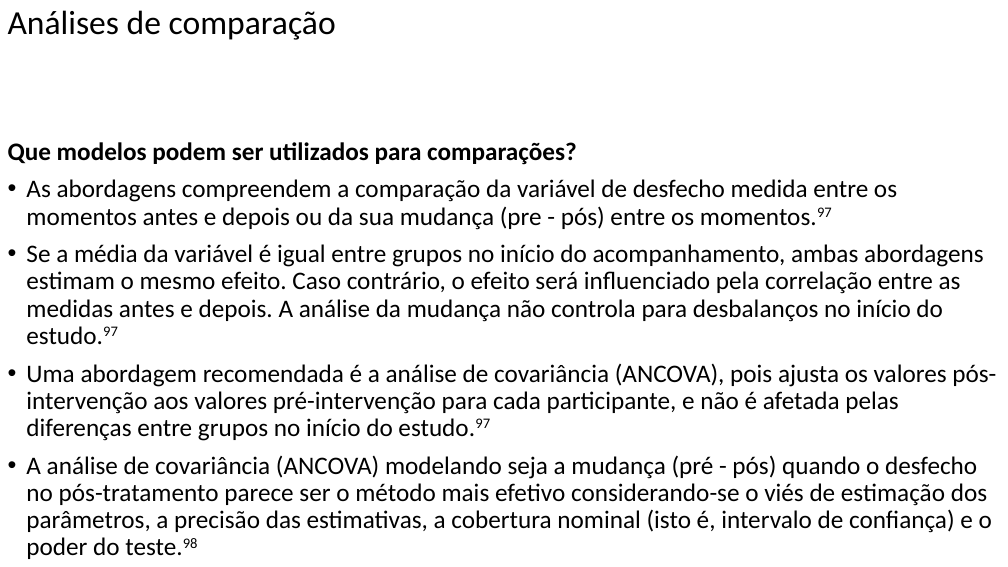
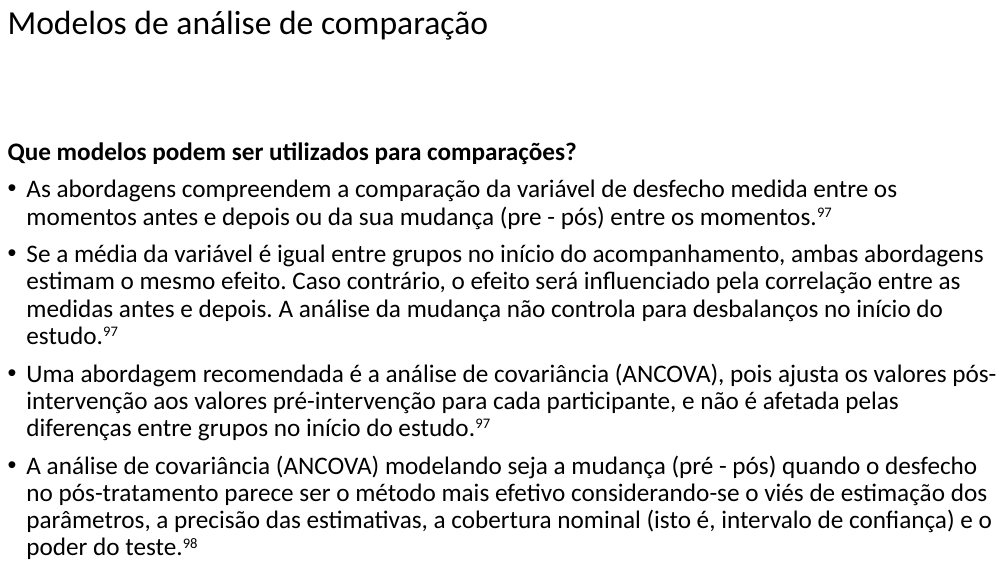
Before and after one commit to FerreiraAS/Ciencia-com-R, a slide deck: slide 80 of docs/Ciência-com-R.pptx. Drawn at 1008x567 pixels with LibreOffice and Linux fonts; fonts in the diff are those of the drawing. Boxes give left, top, right and bottom in pixels: in the first picture for what was removed or moved away, otherwise in the second. Text is boxed around its words. In the diff, an @@ line names an element or a change of style, - is before the commit and + after.

```diff
--- a/docs/Ciência-com-R.pptx
+++ b/docs/Ciência-com-R.pptx
@@ title at (8,10,488,40): text changed @@
-Análises de comparação
+Modelos de análise de comparação
```
Also in this commit, not shown: 9 other slides changed, 3 slides added, 45 other files.
